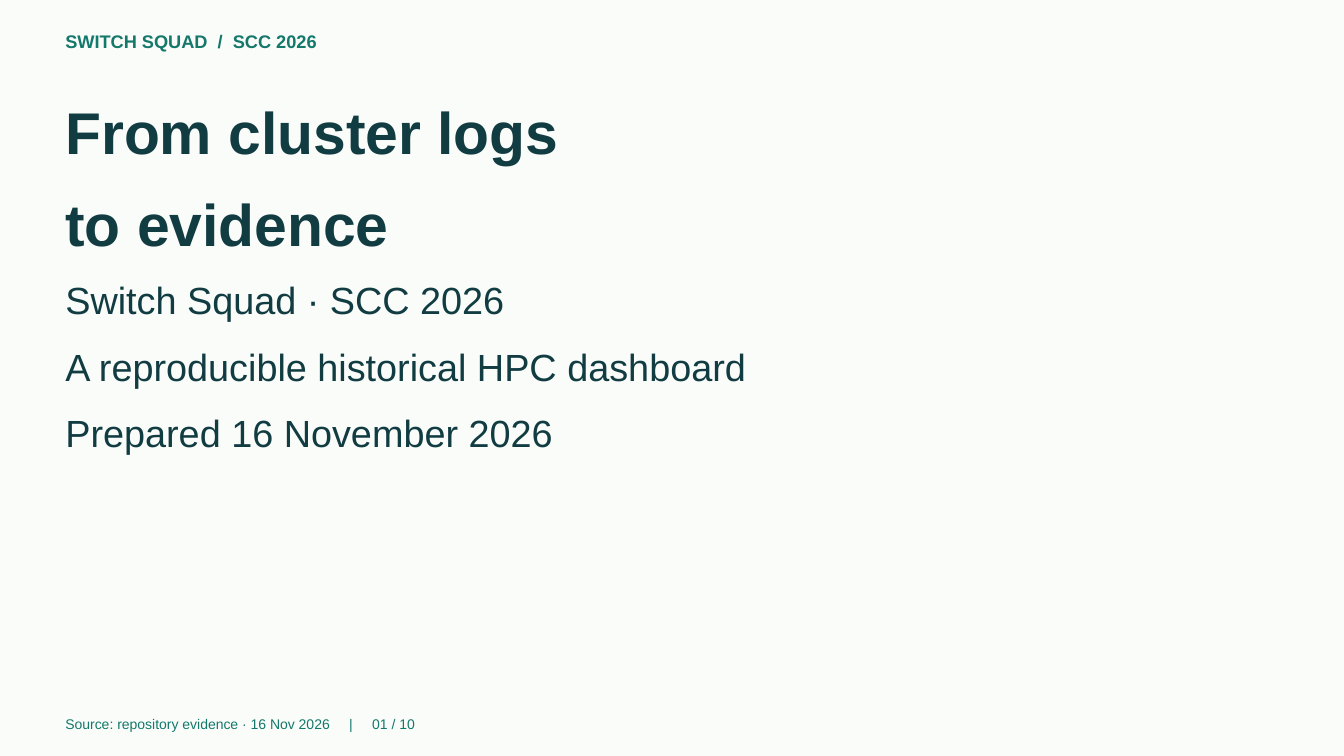
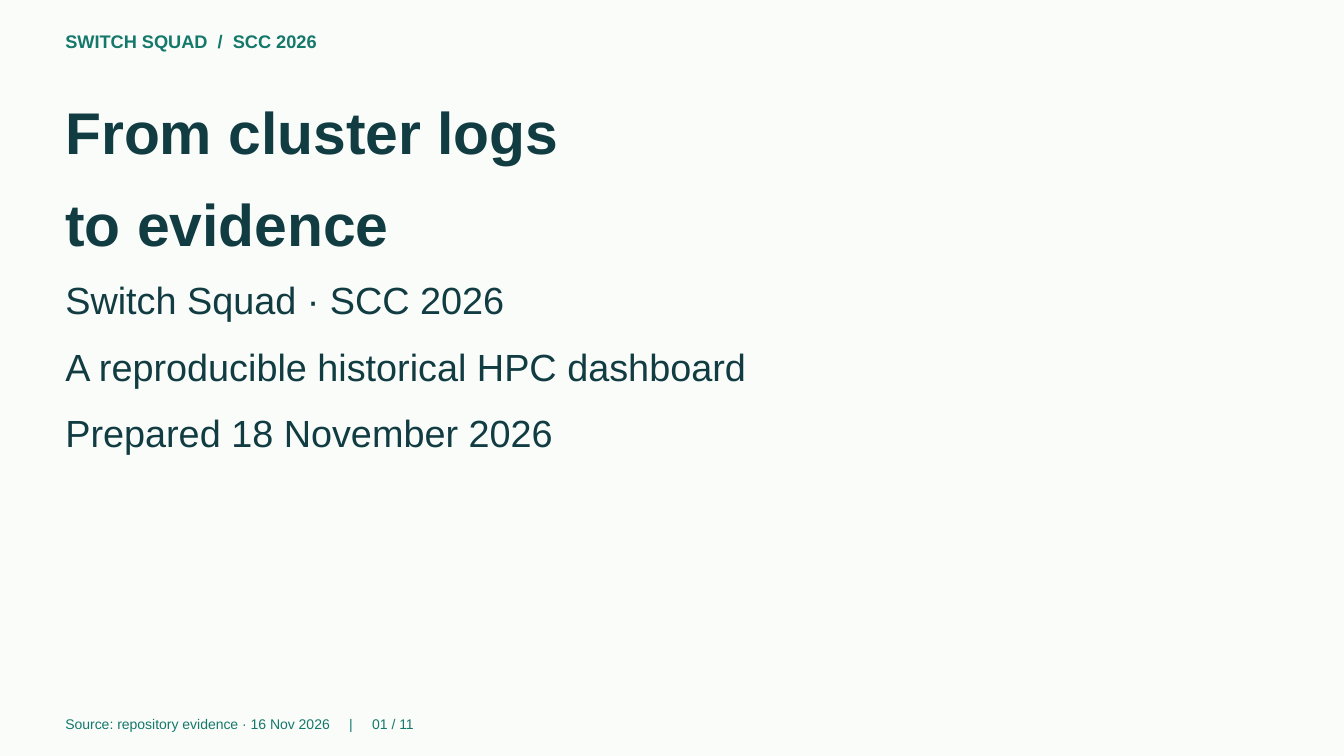
Before and after one commit to chpc-tech-eval/switch-squad-hpc-log-viz, a slide deck: slide 1 of submission/slides.pptx. Drawn at 1344x756 pixels with LibreOffice and Linux fonts; fonts in the diff are those of the drawing. Boxes give left, top, right and bottom in pixels: in the first picture for what was removed or moved away, otherwise in the second. Text is boxed around its words. In the diff, an @@ line names an element or a change of style, - is before the commit and + after.

```diff
--- a/submission/slides.pptx
+++ b/submission/slides.pptx
@@ text at [65, 419, 553, 454]: text changed @@
-Prepared 16 November 2026
+Prepared 18 November 2026
@@ text at [65, 719, 413, 732]: text changed @@
-Source: repository evidence · 16 Nov 2026 | 01 / 10
+Source: repository evidence · 16 Nov 2026 | 01 / 11
```
Also in this commit, not shown: 9 other slides changed, 1 slide added, 19 other files.
